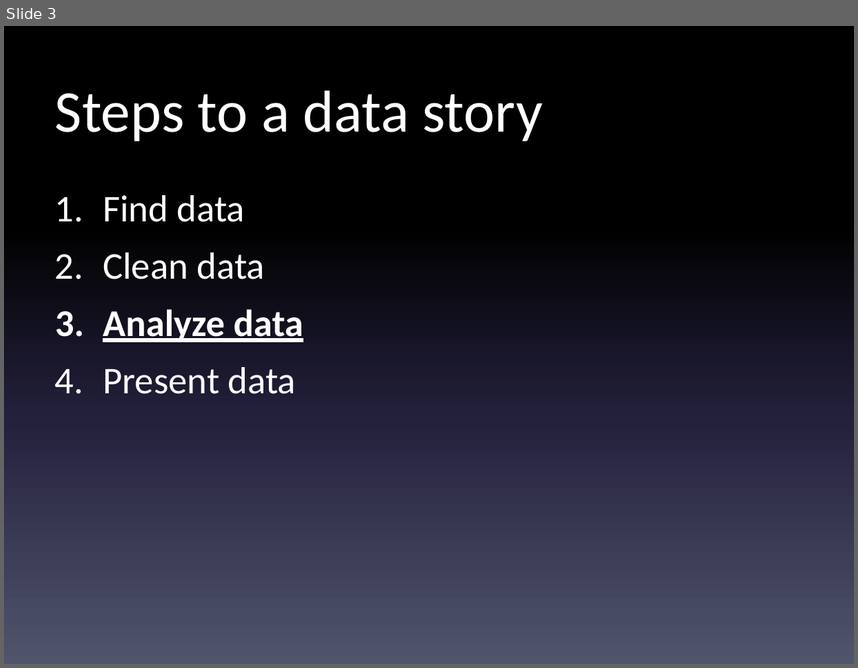
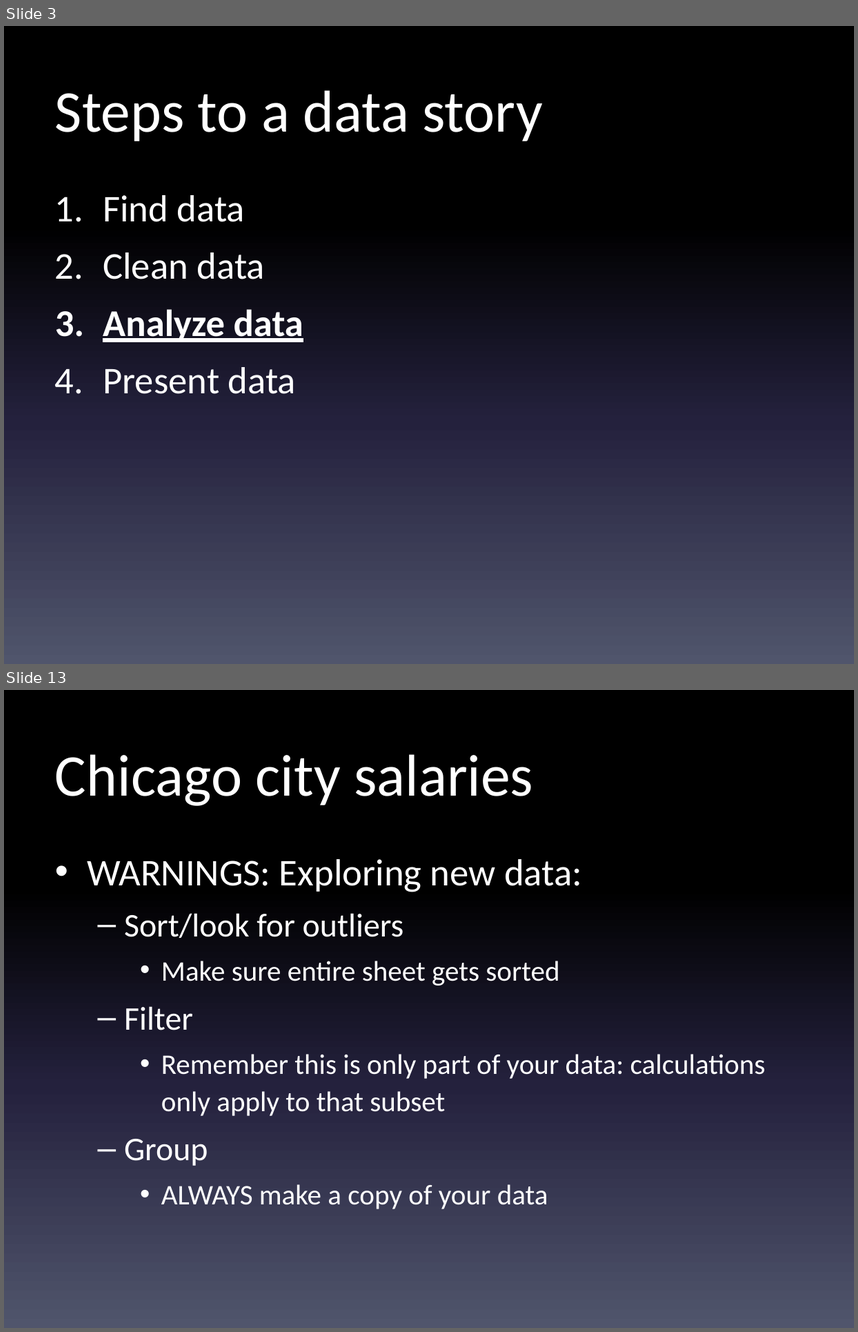
Before and after one commit to shmcminn/digitalframeworks-spring19, a slide deck: class5/digitalframeworks-5.pptx. Shown one above the other, each under a label of ours: slide 3 before the commit, slides 3 and 13 after it; the slides between them are not shown. The pictures are 858x668 and 858x1332 pixels, drawn with LibreOffice and Linux fonts; fonts in the diff are those of the drawing. Boxes give left, top, right and bottom in pixels: in the first picture for what was removed or moved away, otherwise in the second. Text is boxed around its words. In the diff, an @@ line names an element or a change of style, - is before the commit and + after.

```diff
--- a/class5/digitalframeworks-5.pptx
+++ b/class5/digitalframeworks-5.pptx
@@ slide 13 added at [4, 690, 854, 1328], background gradient #000000 to #24213E to #51566D @@
@@ title added at [55, 754, 533, 806], 50 pt, text #FFFFFF @@
+Chicago city salaries
@@ text added at [87, 859, 766, 1209], 24 pt, text #FFFFFF @@
+• WARNINGS: Exploring new data:
+  – Sort/look for outliers
+    • Make sure entire sheet gets sorted
+  – Filter
+    • Remember this is only part of your data: calculations only apply to that subset
+  – Group
+    • ALWAYS make a copy of your data
```
Also in this commit, not shown: 1 slide changed, 14 other slides added, 6 other files.
